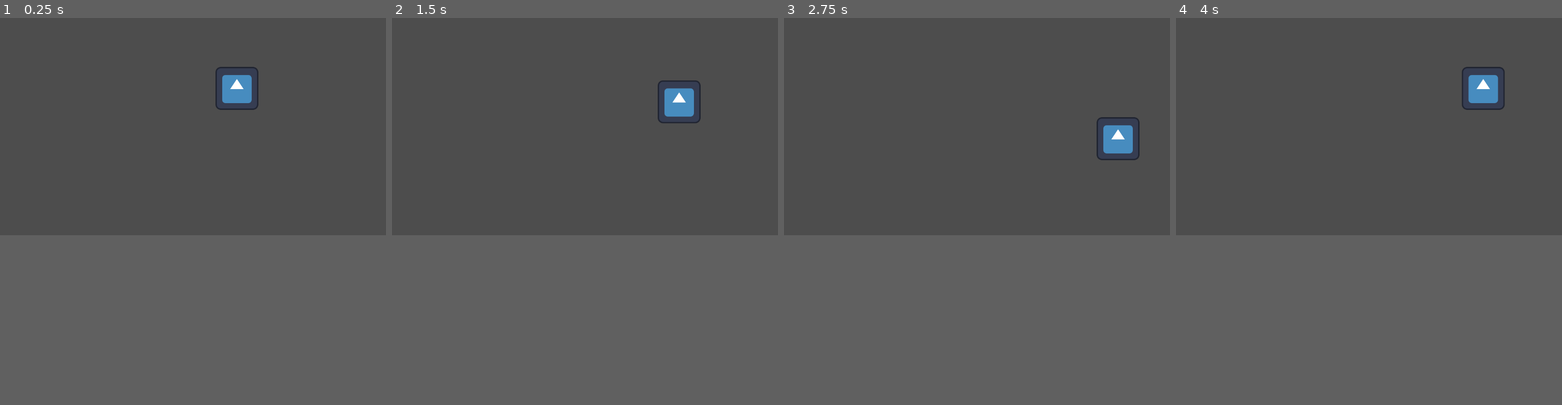
Above: before the commit, frames 1-4 (left to right).
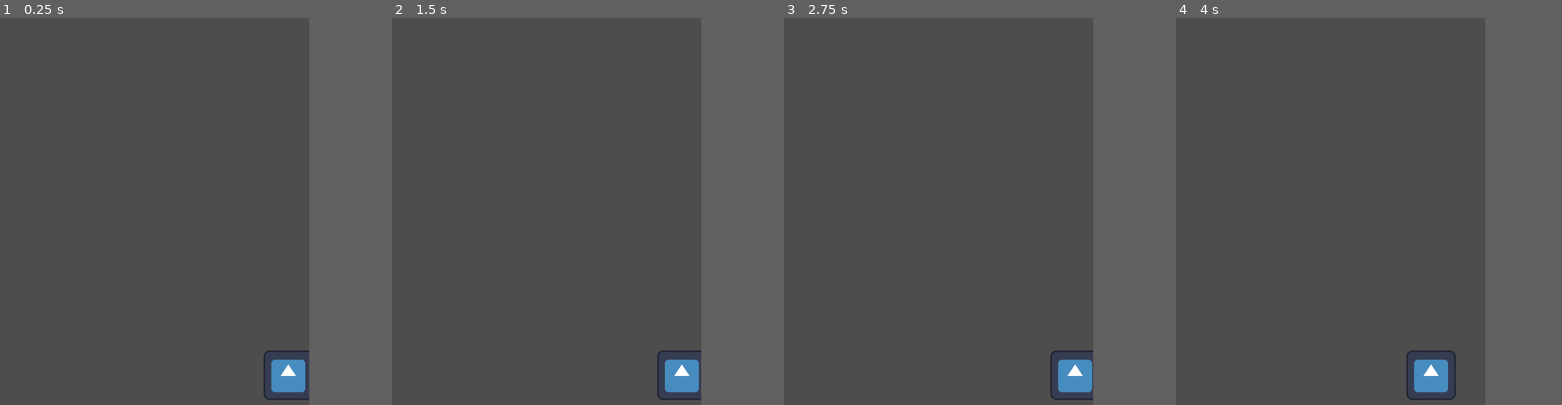
Above: after the commit, the same moments.

Repository: TheGabmeister/games-godot
Game: Godot game, scene res://scenes/game.tscn
Same seed, same stepped clock (60 frames per second), same inputs: the game is played once before the commit and once after it. The engine's default icon, where the game draws it, is replaced by a stand-in: a white triangle on a blue panel in a dark square.
Inputs:
- Up to frame 1 (0.25 s): no input
- Up to frame 2 (1.5 s): tap Enter at 0.5 s; hold Right (ui_right) 0.53-1.28 s; hold Down (ui_down) from 1.28 s (still down)
- Up to frame 3 (2.75 s): release Down (ui_down) at 2.03 s; hold Right (ui_right) from 2.03 s (still down)
- Up to frame 4 (4 s): release Right (ui_right) at 2.78 s; hold Up (ui_up) 2.78-3.53 s; hold Left (ui_left) from 3.53 s (still down)
In our replay, the window is 799x449 before the commit and 640x800 after it. These sizes can differ from the game's own. Grey fills any space a smaller window leaves; there, only what the larger window draws over its background counts as a difference.

The runs differ from the first frame. In frame 1, 1.6% of the frame differs, in the area x 55-81%, y 12-99%; in frame 2, 1.6%; in frame 3, 1.6%; in frame 4, 1.7%, in the area x 59-86%, y 12-99%.

Commit message:
Update player movement

Diff:
--- a/space_invaders/project.godot
+++ b/space_invaders/project.godot
@@ -14,3 +14,8 @@
 run/main_scene="uid://we3jr2li5bcj"
 config/features=PackedStringArray("4.4", "Forward Plus")
 config/icon="res://icon.svg"
+
+[display]
+
+window/size/viewport_width=800
+window/size/viewport_height=1000
--- a/space_invaders/scenes/game.tscn
+++ b/space_invaders/scenes/game.tscn
@@ -1,10 +1,21 @@
-[gd_scene load_steps=2 format=3 uid="uid://we3jr2li5bcj"]
+[gd_scene load_steps=3 format=3 uid="uid://we3jr2li5bcj"]
 
 [ext_resource type="PackedScene" uid="uid://ctw41ubm0fbhp" path="res://scenes/player.tscn" id="1_uwrxv"]
+
+[sub_resource type="WorldBoundaryShape2D" id="WorldBoundaryShape2D_uwrxv"]
 
 [node name="Game" type="Node2D"]
 
 [node name="Player" parent="." instance=ExtResource("1_uwrxv")]
-position = Vector2(131, -114)
+position = Vector2(346, -77)
 
 [node name="Camera2D" type="Camera2D" parent="."]
+position = Vector2(0, -500)
+
+[node name="StaticBody2D" type="StaticBody2D" parent="."]
+position = Vector2(-206, -154)
+rotation = 1.68072
+metadata/_edit_group_ = true
+
+[node name="CollisionShape2D" type="CollisionShape2D" parent="StaticBody2D"]
+shape = SubResource("WorldBoundaryShape2D_uwrxv")
--- a/space_invaders/scenes/player.tscn
+++ b/space_invaders/scenes/player.tscn
@@ -12,7 +12,7 @@
 texture = ExtResource("1_3vyb7")
 
 [node name="Area2D" type="Area2D" parent="."]
-scale = Vector2(6, 6)
 
 [node name="CollisionShape2D" type="CollisionShape2D" parent="Area2D"]
+scale = Vector2(5.895, 5.895)
 shape = SubResource("CircleShape2D_g2els")
--- a/space_invaders/scripts/player_movement.gd
+++ b/space_invaders/scripts/player_movement.gd
@@ -2,18 +2,19 @@
 
 # Speed of the player in pixels per second
 var speed := 200
+var boundary := 350
 
 func _process(delta):
 	var direction := Vector2.ZERO
-
 	if Input.is_action_pressed("ui_right"):
 		direction.x += 1
 	if Input.is_action_pressed("ui_left"):
 		direction.x -= 1
-	if Input.is_action_pressed("ui_down"):
-		direction.y += 1
-	if Input.is_action_pressed("ui_up"):
-		direction.y -= 1
+
+	if position.x > boundary:
+		position.x = boundary
+	if position.x < -boundary:
+		position.x = -boundary
 
 	if direction != Vector2.ZERO:
 		direction = direction.normalized()
Not shown, added: space_invaders/export_presets.cfg
